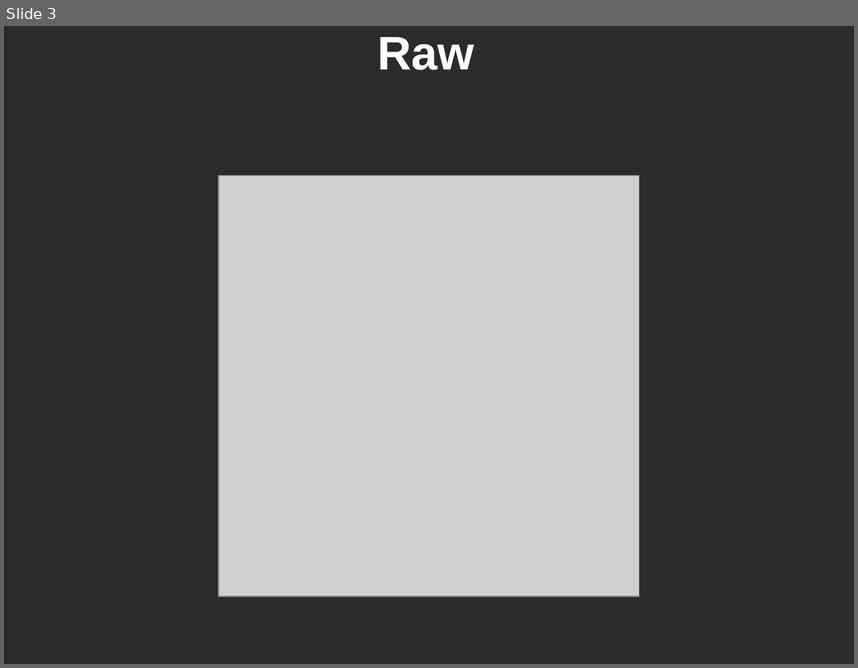
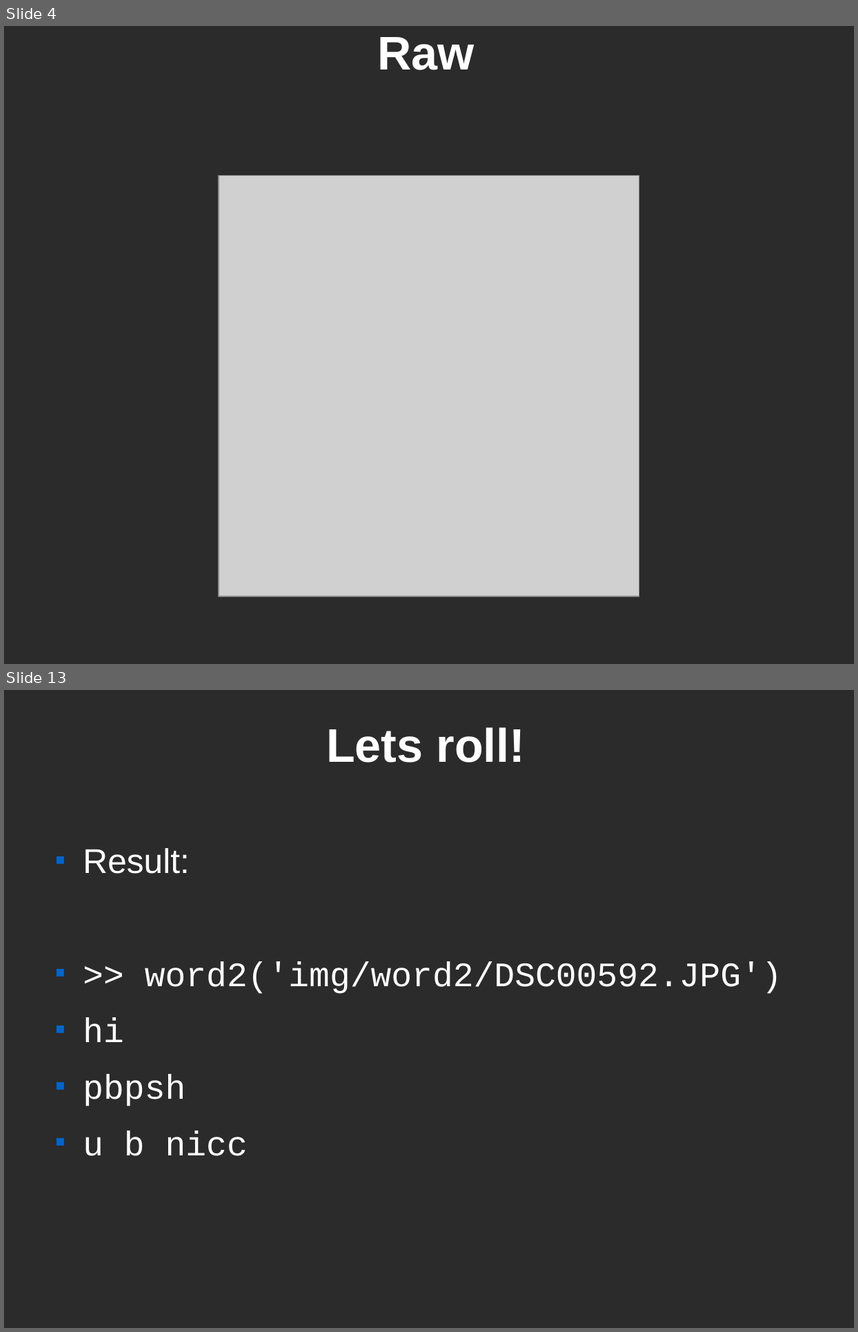
Before and after one commit to Tarrasch/AlphaBiscuit, a slide deck: presentation/biscuits.odp. Shown one above the other, each under a label of ours: slide 3 before the commit, slides 4 and 13 after it; the slides between them are not shown. The pictures are 858x668 and 858x1332 pixels, drawn with LibreOffice and Linux fonts; fonts in the diff are those of the drawing; grey boxes stand for pictures; background and template pictures are left out; a plain dark background stands for a picture behind light text. Boxes give left, top, right and bottom in pixels: in the first picture for what was removed or moved away, otherwise in the second. Text is boxed around its words. In the diff, an @@ line names an element or a change of style, - is before the commit and + after.

```diff
--- a/presentation/biscuits.odp
+++ b/presentation/biscuits.odp
@@ slide 13 added at (4, 690, 854, 1328), background picture (left out) @@
@@ title added at (326, 727, 525, 762), 44 pt, text #FFFFFF, bold @@
+Lets roll!
@@ text added at (83, 848, 782, 1156), 32 pt, text #FFFFFF @@
+■ Result:
+■ >> word2('img/word2/DSC00592.JPG')
+■ hi
+■ pbpsh
+■ u b nicc
@@ what was slide 3 is now slide 4 @@
```
Also in this commit, not shown: 2 slides changed, 10 other slides added, 2 other files.
